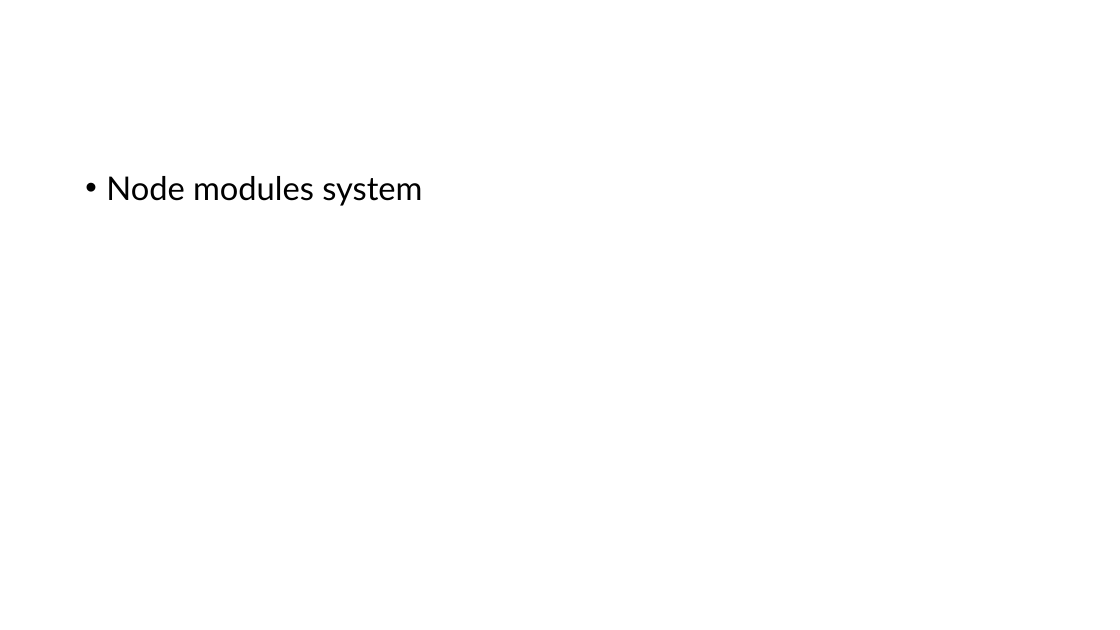
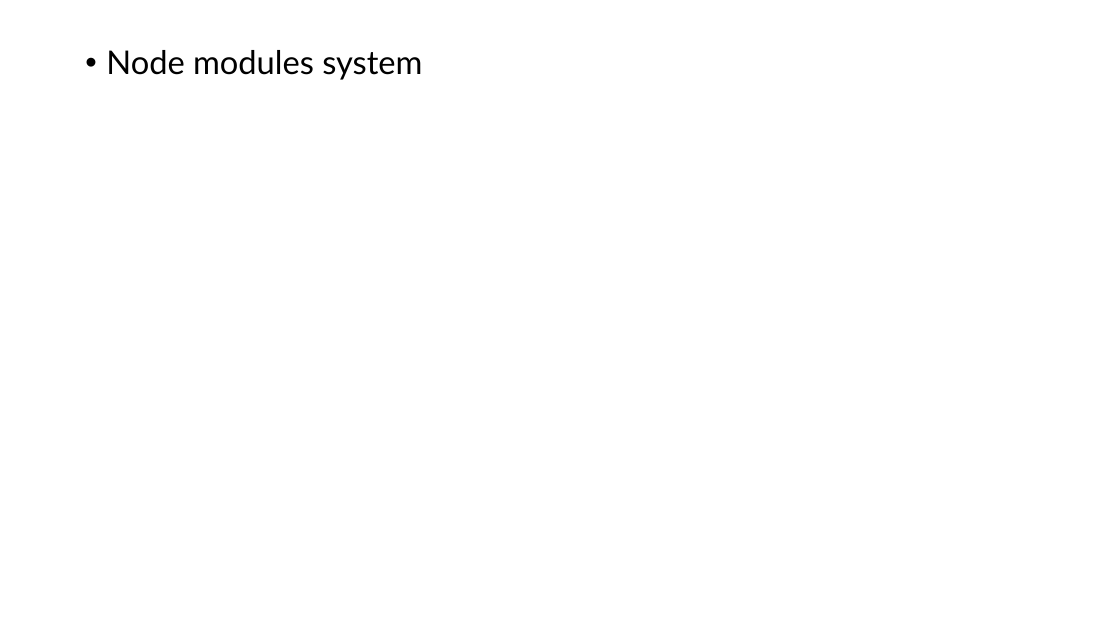
Before and after one commit to PiyushChaturvedii/Batch06, a slide deck: slide 16 of Node/node.pptx. Drawn at 1120x630 pixels with LibreOffice and Linux fonts; fonts in the diff are those of the drawing. Boxes give left, top, right and bottom in pixels: in the first picture for what was removed or moved away, otherwise in the second. Text is boxed around its words. In the diff, an @@ line names an element or a change of style, - is before the commit and + after.

```diff
--- a/Node/node.pptx
+++ b/Node/node.pptx
@@ text "Node modules system" moved from (x1=106, y1=176, x2=422, y2=206) to (x1=106, y1=50, x2=422, y2=80) @@
```
Also in this commit, not shown: 1 other slide changed, 5 slides added, 30 other files.
